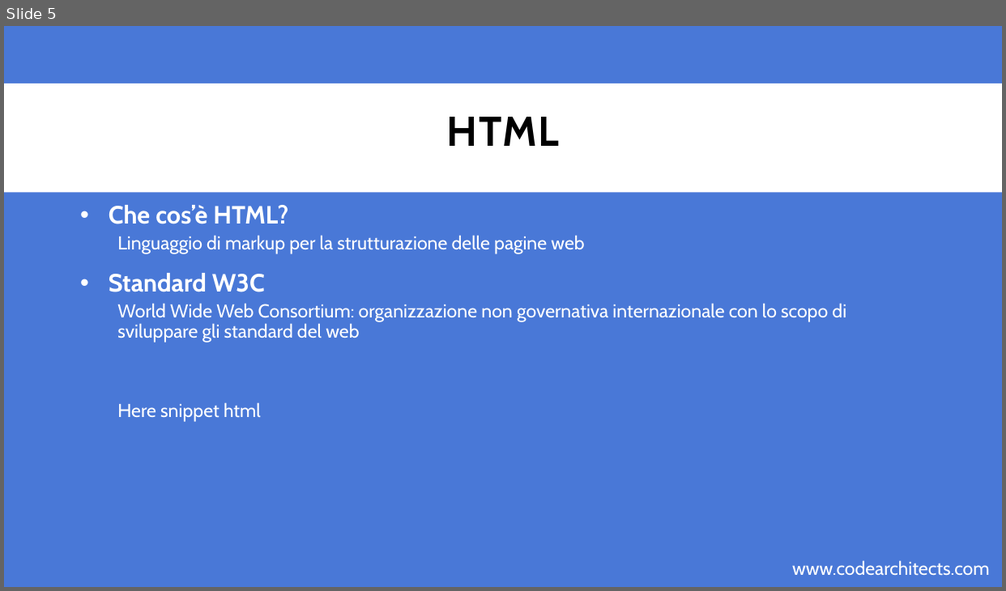
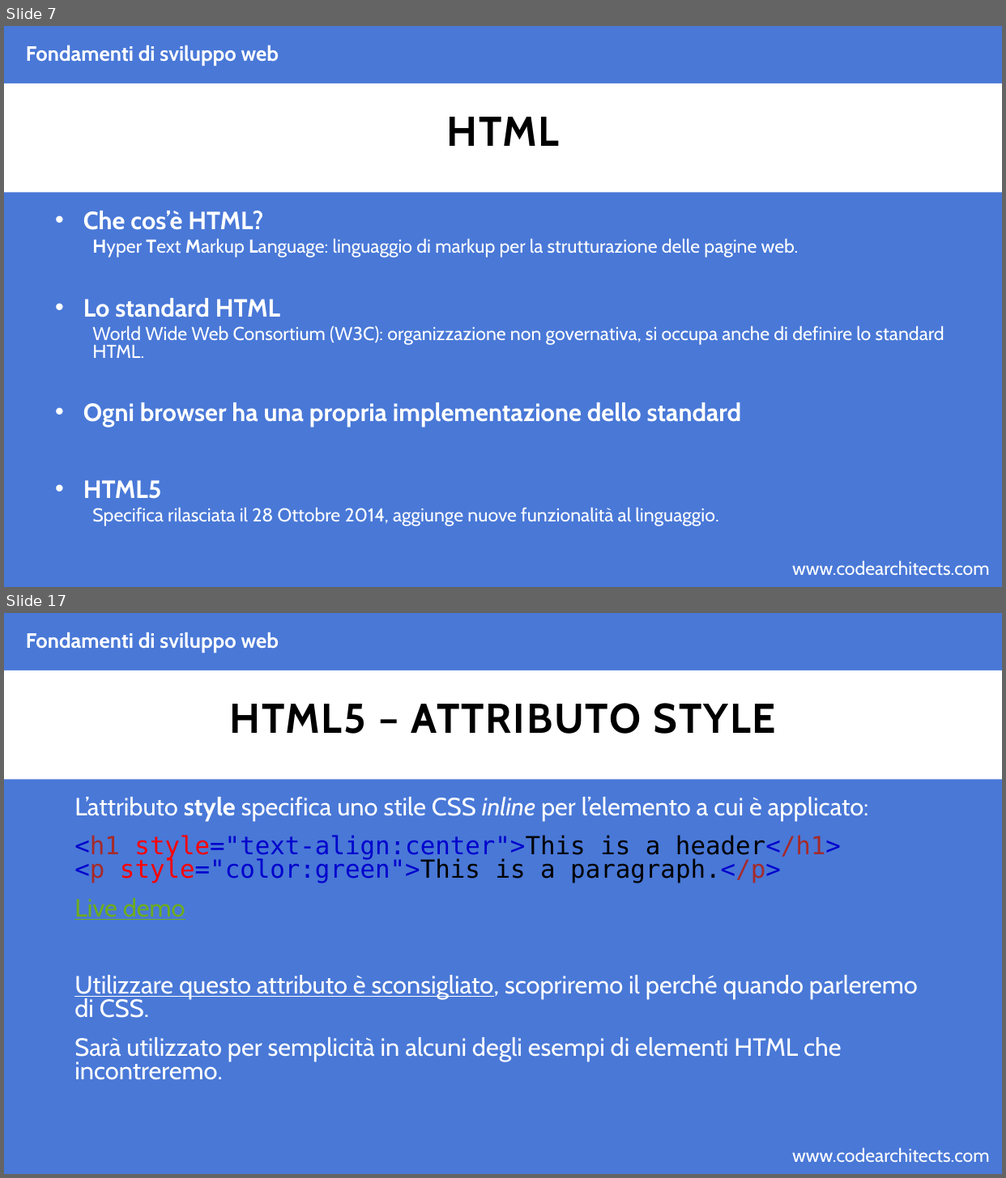
Before and after one commit to CodeArchitectsTraining/fondamenti-sviluppo-web-29052018, a slide deck: slides/html.pptx. Shown one above the other, each under a label of ours: slide 5 before the commit, slides 7 and 17 after it; the slides between them are not shown. The pictures are 1006x591 and 1006x1178 pixels, drawn with LibreOffice and Linux fonts; fonts in the diff are those of the drawing; background and template pictures are left out. Boxes give left, top, right and bottom in pixels: in the first picture for what was removed or moved away, otherwise in the second. Text is boxed around its words. In the diff, an @@ line names an element or a change of style, - is before the commit and + after.

Commit message:
adding html slides

```diff
--- a/slides/html.pptx
+++ b/slides/html.pptx
@@ slide 17 added at (4,613,1002,1174), background #4978D7; not listed: 2 template elements that a slide beside it also shows @@
@@ text added at (26,632,279,652), 20 pt, text #FFFFFF, bold @@
+Fondamenti di sviluppo web
@@ title added at (229,703,776,734), 40 pt, text #000000, bold @@
+HTML5 – ATTRIBUTO STYLE
@@ text added at (74,797,918,1080), 24 pt, text #FFFFFF @@
+L’attributo style specifica uno stile CSS inline per l’elemento a cui è applicato:
+<h1 style="text-align:center">This is a header</h1>
+<p style="color:green">This is a paragraph.</p>
+Live demo
+Utilizzare questo attributo è sconsigliato, scopriremo il perché quando parleremo di CSS.
+Sarà utilizzato per semplicità in alcuni degli esempi di elementi HTML che incontreremo.
@@ what was slide 5 is now slide 7 @@
@@ slide 7 changed as well @@
@@ text added at (26,45,279,65), 20 pt, text #FFFFFF, bold @@
+Fondamenti di sviluppo web
@@ text "Che cos’è HTML?": place and size @@
-text "Che cos’è HTML?" at (108,205,846,422)
+text "Che cos’è HTML?" at (83,211,944,527)
@@ text at (83,211,263,230): line spacing 0.9 to 0.8 @@
@@ text at (83,238,944,527): text changed @@
-  Linguaggio di markup per la strutturazione delle pagine web
-• Standard W3C
-  World Wide Web Consortium: organizzazione non governativa internazionale con lo scopo di sviluppare gli standard del web
-  Here snippet html
+  Hyper Text Markup Language: linguaggio di markup per la strutturazione delle pagine web.
+• Lo standard HTML
+  World Wide Web Consortium (W3C): organizzazione non governativa, si occupa anche di definire lo standard HTML.
+• Ogni browser ha una propria implementazione dello standard
+• HTML5
+  Specifica rilasciata il 28 Ottobre 2014, aggiunge nuove funzionalità al linguaggio.
```
Also in this commit, not shown: 3 other slides changed, 26 other slides added, 1 slide removed, 2 other files.
